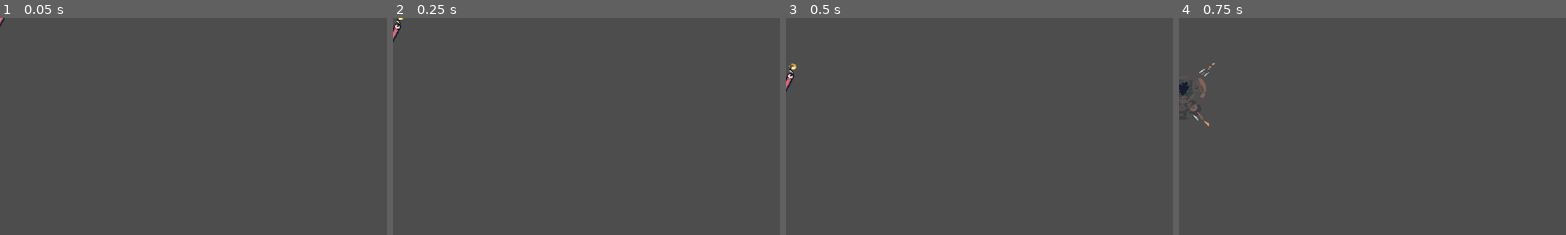
Above: before the commit, frames 1-4 (left to right).
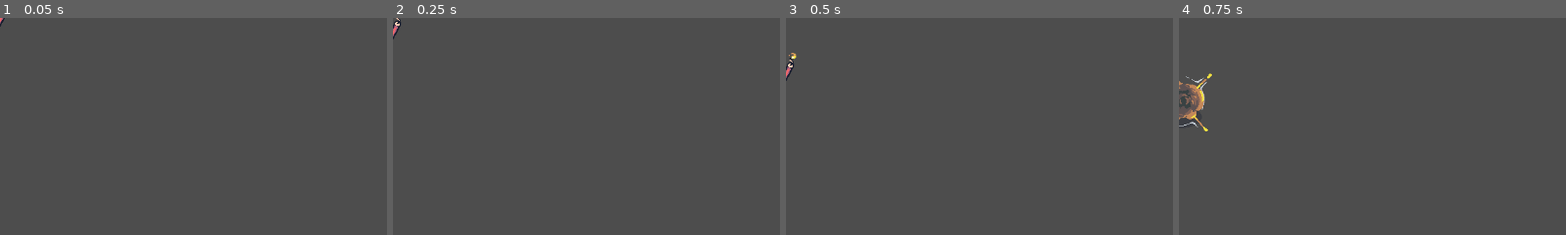
Above: after the commit, the same moments.

Repository: bartletuni/GodotColab
Game: Godot game, scene res://Assets/dynamite.tscn
The game is run twice, just before and just after one commit, with the same random seed, the same clock (stepped at 60 frames per second) and the same inputs. This scene is started directly instead of the project's main scene.
Inputs:
- Up to frame 1 (0.05 s): no input
- Up to frame 2 (0.25 s): no input
- Up to frame 3 (0.5 s): no input
- Up to frame 4 (0.75 s): hold Right (attack_right) from 0.53 s (still down)
The pictures show only the part of the screen within x 0-50%, y 0-50%; the shares and areas given below are measured in that part.

Frame 1 is identical in both runs. In frame 2, 0.1% of the frame differs, in the area x 0-3%, y 0-12%; in frame 3, 0.3%; in frame 4, 1.0%, in the area x 0-10%, y 20-53%.

Commit message:
bomb goblin no spam
Bomb goblin will now only throw bombs about every 2 seconds

Diff:
--- a/Project 1/colaboration-project/Assets/bomb_goblin.tscn
+++ b/Project 1/colaboration-project/Assets/bomb_goblin.tscn
@@ -288,6 +288,8 @@
 corner_radius_bottom_left = 8
 
 [node name="Bomb_Goblin" type="CharacterBody2D" unique_id=851927008 node_paths=PackedStringArray("bomb_goblin")]
+collision_layer = 4
+collision_mask = 3
 script = ExtResource("1_snovd")
 bomb_goblin = NodePath(".")
 
--- a/Project 1/colaboration-project/Assets/dynamite.tscn
+++ b/Project 1/colaboration-project/Assets/dynamite.tscn
@@ -130,8 +130,10 @@
 radius = 50.01
 
 [node name="Dynamite" type="RigidBody2D" unique_id=1692285709 groups=["Hazards"]]
+collision_layer = 8
+collision_mask = 3
 mass = 0.104
-gravity_scale = 0.842
+gravity_scale = 0.7
 script = ExtResource("1_acc5q")
 
 [node name="CollisionShape2D" type="CollisionShape2D" parent="." unique_id=1345613870 groups=["Hazards"]]
@@ -151,7 +153,7 @@
 disabled = true
 
 [node name="FuseTimer" type="Timer" parent="." unique_id=710380595]
-wait_time = 0.5
+wait_time = 0.6
 one_shot = true
 autostart = true
 
--- a/Project 1/colaboration-project/Scripts/bomb_goblin.gd
+++ b/Project 1/colaboration-project/Scripts/bomb_goblin.gd
@@ -24,6 +24,9 @@
 var goblin_velocity_modify = 0
 var home_position : Vector2
 var wander_target : Vector2
+
+var can_throw: bool = true
+@export var throw_cooldown: float = 2.0
 
 
 @export var ACCEL = 10.0
@@ -77,17 +80,27 @@
 
 		EnemyState.ATTACK:
 			goblin_velocity_modify = 0
-			animated_sprite_2d.play("Idle")
-			var dynamite = dynamite_scene.instantiate()
-			get_parent().add_child(dynamite)
-			dynamite.global_position = global_position
 
-			var direction = (player.global_position - global_position).normalized()
+			if can_throw:
+				can_throw = false
+				animated_sprite_2d.play("Attack")
 
-			var throw_force = (direction + Vector2(0, -0.5)) * 400
-			dynamite.apply_central_impulse(throw_force)
+				await get_tree().create_timer(0.3).timeout
+				var dynamite = dynamite_scene.instantiate()
+				get_parent().add_child(dynamite)
+				dynamite.global_position = global_position
+
+				var direction = (player.global_position - global_position).normalized()
+
+				var throw_force = (direction + Vector2(0, -0.5)) * 400
+				dynamite.apply_central_impulse(throw_force)
+				dynamite.angular_velocity = randf_range(-30, 30)
+
+				await get_tree().create_timer(throw_cooldown).timeout
+				can_throw = true
 
 			if goblin_current_health != 0 and global_position.distance_to(player.global_position) > 300:
+				print("Woah!")
 				hitbox_shape.set_deferred("disabled", true)
 				current_state = EnemyState.FOLLOW
 
--- a/Project 1/colaboration-project/project.godot
+++ b/Project 1/colaboration-project/project.godot
@@ -81,6 +81,13 @@
 ]
 }
 
+[layer_names]
+
+2d_physics/layer_1="World"
+2d_physics/layer_2="Player"
+2d_physics/layer_3="Enemies"
+2d_physics/layer_4="Projectiles"
+
 [physics]
 
 3d/physics_engine="Jolt Physics"
